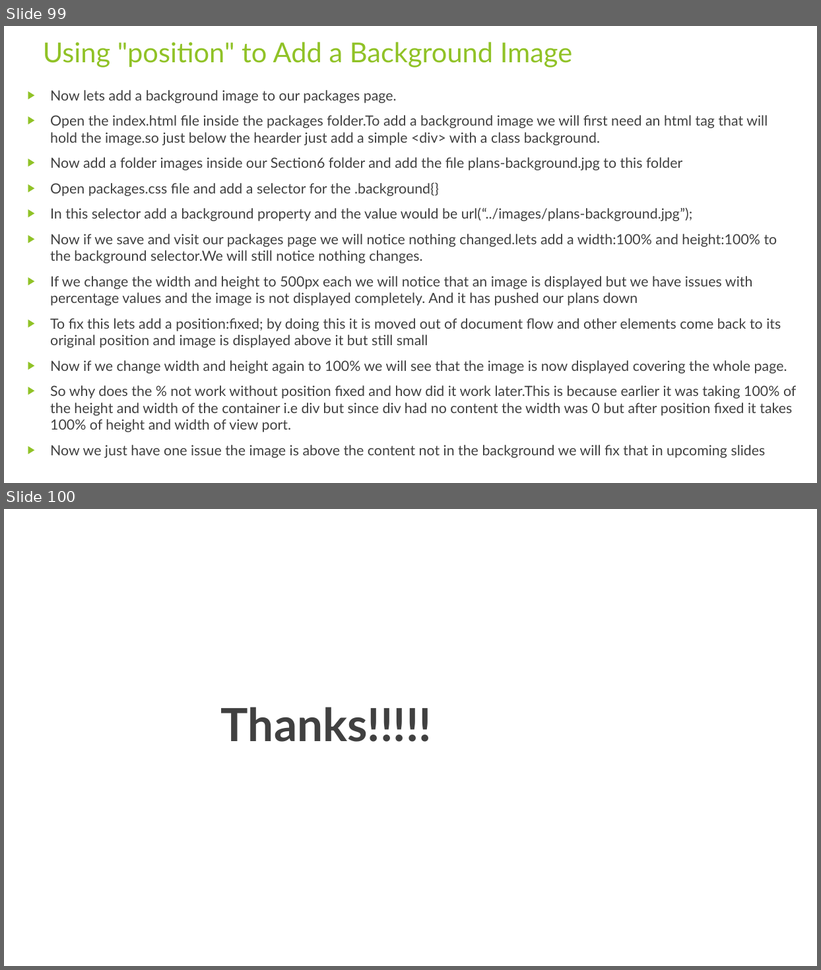
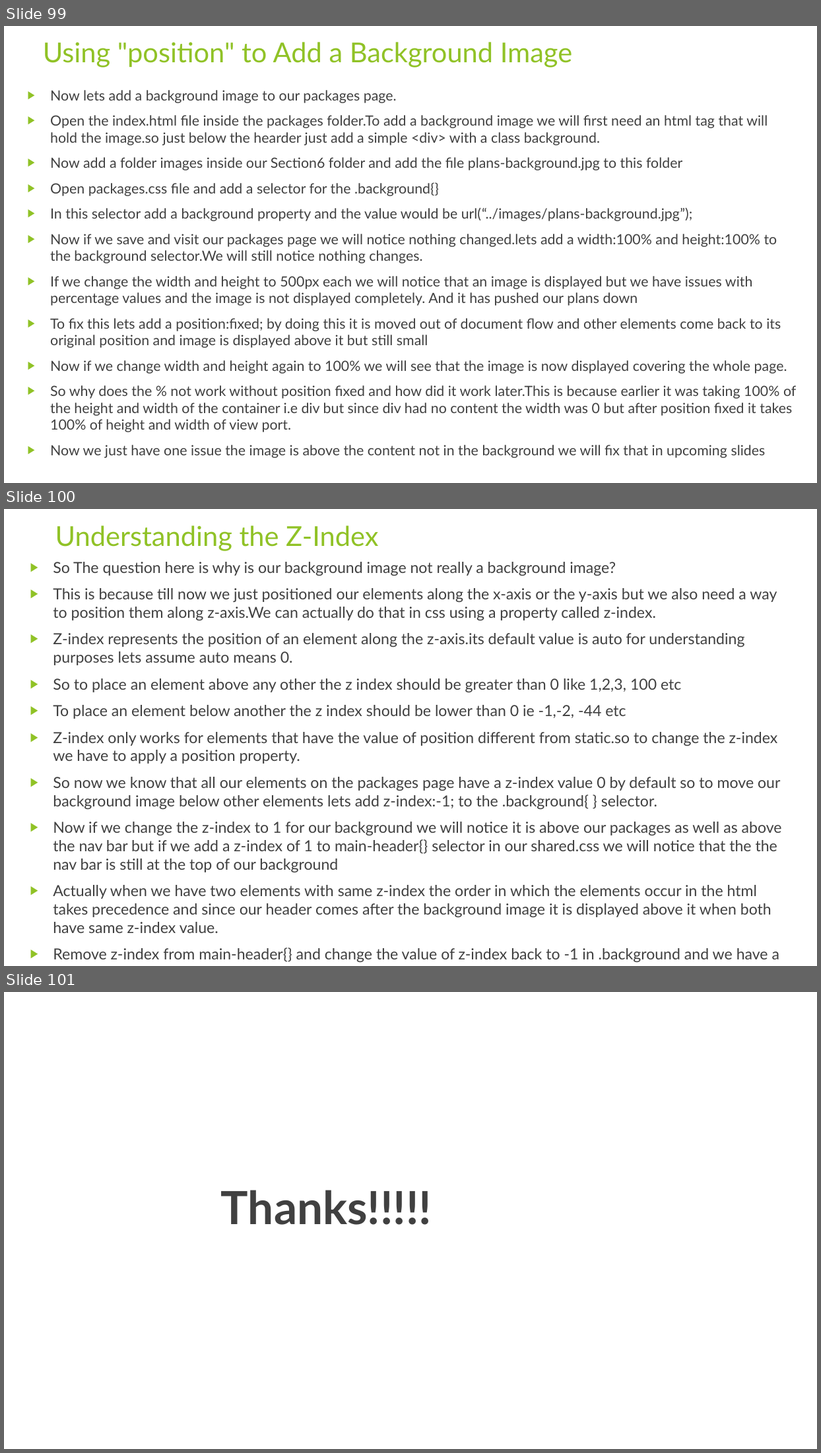
Before and after one commit to rudhrainfogain/CSS, a slide deck: PPT/Css-v6.pptx. Shown one above the other, each under a label of ours: slides 99 and 100 before the commit, slides 99, 100 and 101 after it. The pictures are 821x970 and 821x1453 pixels, drawn with LibreOffice and Linux fonts; fonts in the diff are those of the drawing. Boxes give left, top, right and bottom in pixels: in the first picture for what was removed or moved away, otherwise in the second. Text is boxed around its words. In the diff, an @@ line names an element or a change of style, - is before the commit and + after.

Commit message:
UnderstandingZIndex

```diff
--- a/PPT/Css-v6.pptx
+++ b/PPT/Css-v6.pptx
@@ slide 100 added at (4,509,817,966), background #FFFFFF @@
@@ title added at (55,525,378,551), 32.4 pt, text #90C226 @@
+Understanding the Z-Index
@@ text added at (53,562,782,962), 18 pt, text #404040 @@
+▶ So The question here is why is our background image not really a background image?
+▶ This is because till now we just positioned our elements along the x-axis or the y-axis but we also need a way to position them along z-axis.We can actually do that in css using a property called z-index.
+▶ Z-index represents the position of an element along the z-axis.its default value is auto for understanding purposes lets assume auto means 0.
+▶ So to place an element above any other the z index should be greater than 0 like 1,2,3, 100 etc
+▶ To place an element below another the z index should be lower than 0 ie -1,-2, -44 etc
+▶ Z-index only works for elements that have the value of position different from static.so to change the z-index we have to apply a position property.
+▶ So now we know that all our elements on the packages page have a z-index value 0 by default so to move our background image below other elements lets add z-index:-1; to the .background{ } selector.
+▶ Now if we change the z-index to 1 for our background we will notice it is above our packages as well as above the nav bar but if we add a z-index of 1 to main-header{} selector in our shared.css we will notice that the the nav bar is still at the top of our background
+▶ Actually when we have two elements with same z-index the order in which the elements occur in the html takes precedence and since our header comes after the background image it is displayed above it when both have same z-index value.
+▶ Remove z-index from main-header{} and change the value of z-index back to -1 in .background and we have a working background image and nav bar again.
@@ what was slide 100 is now slide 101 @@
```
Also in this commit, not shown: 1 other file.
